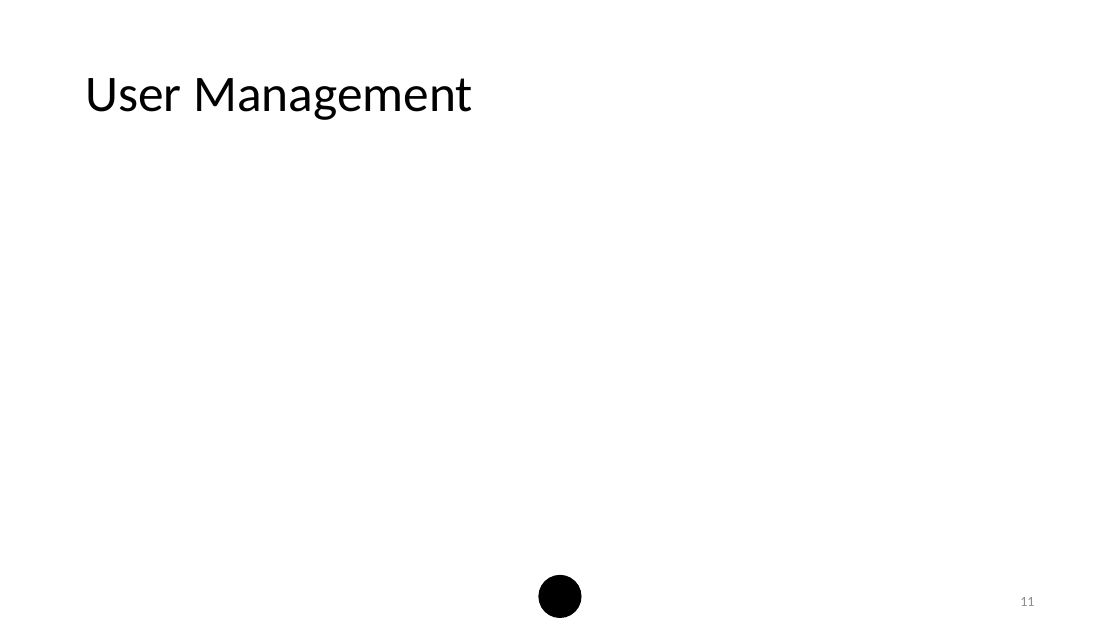
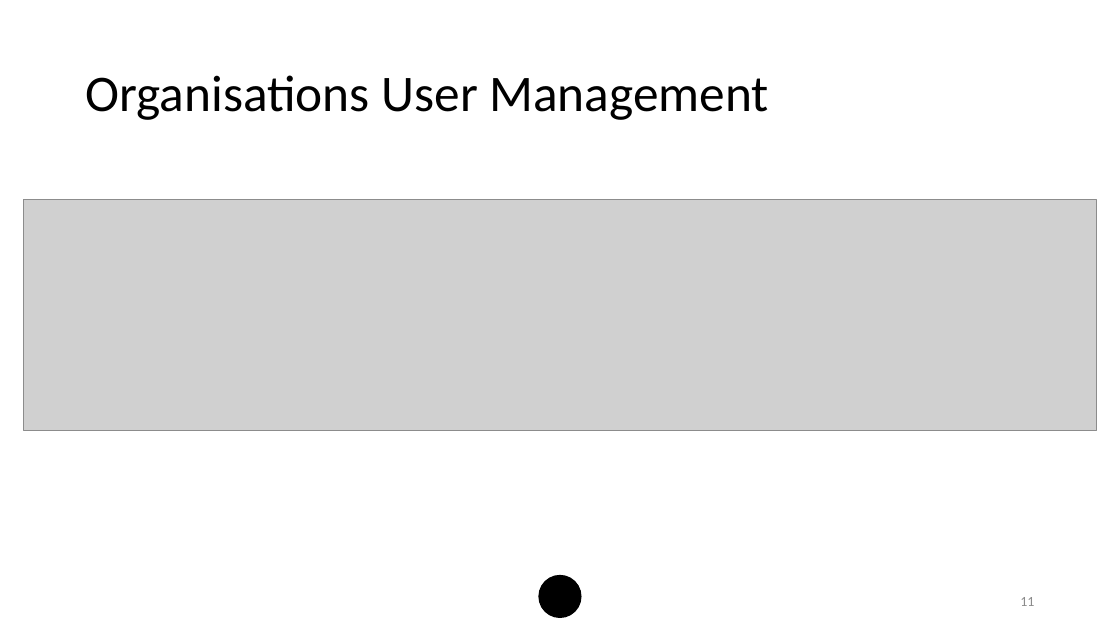
Before and after one commit to benjamin-leiding/FarmInsight-Dashboard-Backend, a slide deck: slide 11 of SmartFarm Insights.pptx. Drawn at 1120x630 pixels with LibreOffice and Linux fonts; fonts in the diff are those of the drawing; grey boxes stand for pictures. Boxes give left, top, right and bottom in pixels: in the first picture for what was removed or moved away, otherwise in the second. Text is boxed around its words. In the diff, an @@ line names an element or a change of style, - is before the commit and + after.

```diff
--- a/SmartFarm Insights.pptx
+++ b/SmartFarm Insights.pptx
@@ title at (x1=85, y1=75, x2=768, y2=120): text changed @@
-User Management
+Organisations User Management
@@ picture added at (x1=24, y1=199, x2=1096, y2=430) @@
```
Also in this commit, not shown: 5 other slides changed.
